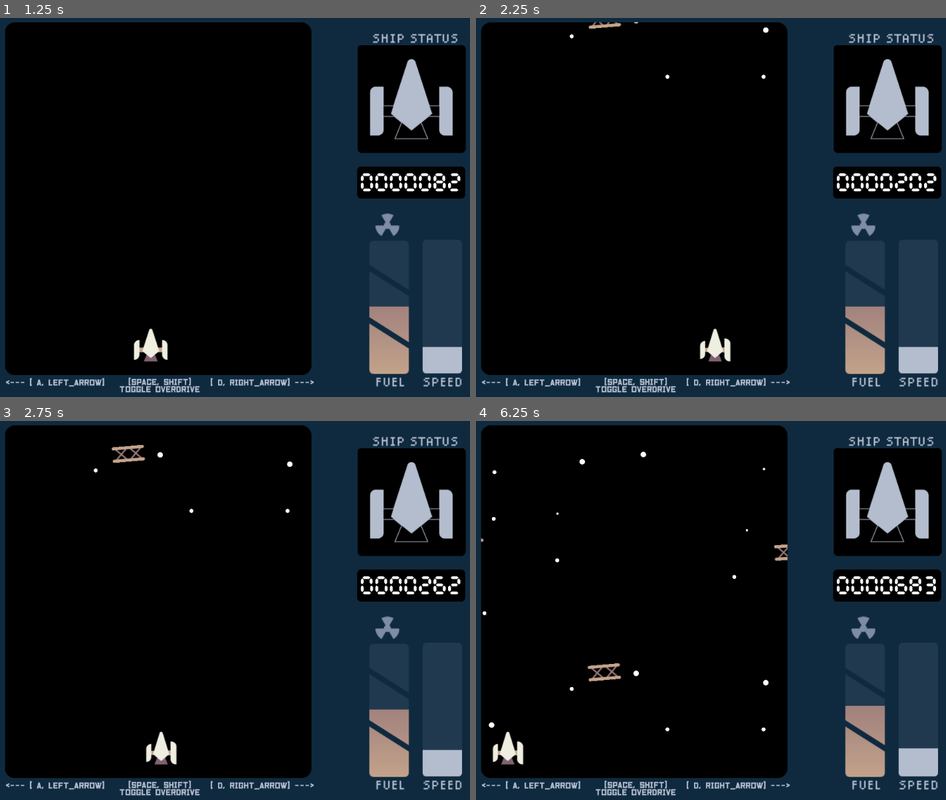
Above: before the commit, frames 1-4 (two rows, left to right).
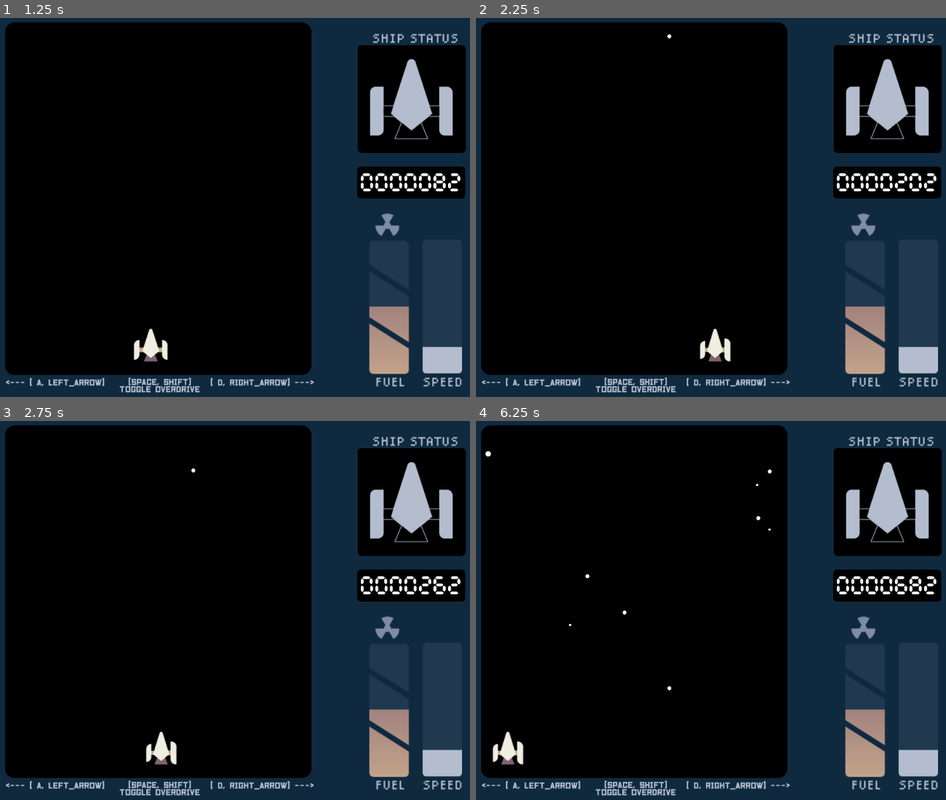
Above: after the commit, the same moments.

Repository: parkernalch/ld49-critical-mass
Game: Godot game, scene res://Main.tscn
The game is run twice, just before and just after one commit, with the same random seed, the same clock (stepped at 60 frames per second) and the same inputs.
Inputs:
- Up to frame 1 (1.25 s): click "START" at 0.5 s
- Up to frame 2 (2.25 s): hold Right (ui_right) 1.28-2.03 s; hold Left (ui_left) from 2.03 s (still down)
- Up to frame 3 (2.75 s): keep holding Left (ui_left)
- Up to frame 4 (6.25 s): release Left (ui_left) at 2.78 s; hold Right (ui_right) 2.78-4.28 s; hold Left (ui_left) from 4.28 s (still down)

Frame 1 is identical in both runs. In frame 2, 0.1% of the frame differs, in the area x 19-63%, y 1-17%; in frame 3, 0.3%; in frame 4, 0.7%, in the area x 0-99%, y 7-87%.

Commit message:
add pickups

Diff:
--- a/Game.tscn
+++ b/Game.tscn
@@ -9,6 +9,8 @@
 [ext_resource path="res://ObstacleLong.tscn" type="PackedScene" id=7]
 [ext_resource path="res://ObstacleShort.tscn" type="PackedScene" id=8]
 [ext_resource path="res://Neutron.tscn" type="PackedScene" id=9]
+[ext_resource path="res://ShieldPickup.tscn" type="PackedScene" id=10]
+[ext_resource path="res://HealthPickup.tscn" type="PackedScene" id=11]
 
 [sub_resource type="RectangleShape2D" id=1]
 extents = Vector2( 33.4923, 52.3557 )
@@ -94,5 +96,18 @@
 [node name="RightBound" parent="ObstacleSpawner" index="1"]
 position = Vector2( 284, 0 )
 
+[node name="PickupSpawn" parent="." instance=ExtResource( 2 )]
+position = Vector2( 19.347, -336.247 )
+object_scenes = [ ExtResource( 11 ), ExtResource( 10 ) ]
+subdivisions = 2
+spawn_cooldown = 40.0
+
+[node name="LeftBound" parent="PickupSpawn" index="0"]
+position = Vector2( -296, 0 )
+
+[node name="RightBound" parent="PickupSpawn" index="1"]
+position = Vector2( 284, 0 )
+
 [editable path="NeutronSpawner"]
 [editable path="ObstacleSpawner"]
+[editable path="PickupSpawn"]
--- a/Global/Events.gd
+++ b/Global/Events.gd
@@ -11,3 +11,7 @@
 signal GameEndedOdometer(value)
 
 signal StartGame()
+
+signal DifficultyIncreased()
+
+signal PickupAcquired(pickup_type, value)
--- /dev/null
+++ b/HealthPickup.tscn
@@ -0,0 +1,17 @@
+[gd_scene load_steps=4 format=2]
+
+[ext_resource path="res://Pickup.gd" type="Script" id=1]
+[ext_resource path="res://img/pickup_health.png" type="Texture" id=2]
+
+[sub_resource type="CircleShape2D" id=1]
+radius = 14.058
+
+[node name="HealthPickup" type="KinematicBody2D"]
+collision_layer = 8
+script = ExtResource( 1 )
+
+[node name="Sprite" type="Sprite" parent="."]
+texture = ExtResource( 2 )
+
+[node name="CollisionShape2D" type="CollisionShape2D" parent="."]
+shape = SubResource( 1 )
--- a/NoiseSpawner.gd
+++ b/NoiseSpawner.gd
@@ -25,6 +25,7 @@
 export var spawn_cooldown : float = 1.0
 
 var spawn_locations = []
+var offset
 
 func _ready():
 	noise.seed = randi()
@@ -33,10 +34,11 @@
 	Events.connect("PlayerMovementSpeedChanged", self, "_on_player_movementSpeedChanged")
 	Events.connect("StartGame", self, "_on_startGame")
 	Events.connect("GameEndedPlayer", self, "_on_endGame")
+	Events.connect("DifficultyIncreased", self, "_on_difficultyIncreased")
 	var x_pos_left : float =  left_bound.transform.origin.x
 	var x_pos_right : float = right_bound.transform.origin.x
-	var x_dist : float = abs(x_pos_right - x_pos_left)
-	var step_size = x_dist / float(subdivisions)
+	offset = abs(x_pos_right - x_pos_left)
+	var step_size = offset / float(subdivisions)
 
 	for i in range(subdivisions):
 		spawn_locations.append({
@@ -58,6 +60,10 @@
 	set_process(true)
 	pass
 
+func _on_difficultyIncreased():
+	spawn_cooldown -= 0.1
+	spawn_value -= 0.1
+
 func _on_player_movementSpeedChanged(new_speed):
 	y_speed = new_speed
 
@@ -74,7 +80,7 @@
 func spawn(position):
 	var choice = rand_range(0, object_scenes.size())
 	var object = object_scenes[choice].instance()
-	var offset = sin(randi())
-	object.global_position = position + (Vector2.RIGHT * offset * 40)
+	var spawn_offset = sin(randi()) * offset
+	object.global_position = position + (Vector2.RIGHT * spawn_offset)
 #	object.speed = 1.0
 	get_parent().add_child(object)
--- /dev/null
+++ b/Pickup.gd
@@ -0,0 +1,26 @@
+extends KinematicBody2D
+class_name Pickup
+
+enum PICKUP {
+	HEALTH,
+	SHIELD,
+}
+
+var value : int = 1
+var type : int
+var target
+
+func _process(delta):
+	if not target:
+		move_and_collide(Vector2.DOWN * Global.travel_speed)
+	else:
+		if not target:
+			return
+		var direction : Vector2 = (target.transform.origin - transform.origin).normalized()
+		move_and_collide(direction * 300.0 * delta)
+	pass
+
+func pickup(_target : Node2D):
+	Events.emit_signal("PickupAcquired", type, value)
+	target = _target
+	call_deferred("queue_free", 0.25)
--- /dev/null
+++ b/Pickup.tscn
@@ -0,0 +1,17 @@
+[gd_scene load_steps=4 format=2]
+
+[ext_resource path="res://Pickup.gd" type="Script" id=1]
+[ext_resource path="res://icon.png" type="Texture" id=2]
+
+[sub_resource type="CircleShape2D" id=1]
+radius = 29.4109
+
+[node name="Pickup" type="KinematicBody2D"]
+collision_layer = 4
+script = ExtResource( 1 )
+
+[node name="CollisionShape2D" type="CollisionShape2D" parent="."]
+shape = SubResource( 1 )
+
+[node name="Sprite" type="Sprite" parent="."]
+texture = ExtResource( 2 )
--- a/Player.gd
+++ b/Player.gd
@@ -32,6 +32,7 @@
 	Events.connect("ShipWasDestroyed", self, '_on_ship_wasDestroyed')
 	Events.connect("StartGame", self, "_on_StartGame")
 	fuel_timer.connect('timeout', self, '_on_fuelTimer_timeout')
+	Events.connect("PickupAcquired", self, '_on_pickup_acquired')
 	initialize()
 
 func initialize():
@@ -154,6 +155,8 @@
 			pass
 		else:
 			pass
+	elif body is Pickup:
+		body.pickup(self)
 	pass
 
 func _on_damageArea_body_entered(body):
@@ -166,6 +169,12 @@
 		body_particles.emitting = not ship_areas_are_healthy[1]
 		left_wing_particles.emitting = not ship_areas_are_healthy[0]
 		body.queue_free()
+	elif body is Pickup:
+		body.queue_free()
+	pass
+
+func _on_pickup_acquired(type, value):
+	print('pickup: ' + str(type) + ' (' + str(value) + ')')
 	pass
 
 func take_damage(position):
--- /dev/null
+++ b/ShieldPickup.tscn
@@ -0,0 +1,17 @@
+[gd_scene load_steps=4 format=2]
+
+[ext_resource path="res://Pickup.gd" type="Script" id=1]
+[ext_resource path="res://img/pickup_shield.png" type="Texture" id=2]
+
+[sub_resource type="CircleShape2D" id=1]
+radius = 16.8587
+
+[node name="ShieldPickup" type="KinematicBody2D"]
+collision_layer = 8
+script = ExtResource( 1 )
+
+[node name="Sprite" type="Sprite" parent="."]
+texture = ExtResource( 2 )
+
+[node name="CollisionShape2D" type="CollisionShape2D" parent="."]
+shape = SubResource( 1 )
--- a/TimeDisplay.gd
+++ b/TimeDisplay.gd
@@ -1,6 +1,16 @@
 extends Control
 
 var traveled_distance : float = 0.0
+var difficulty_levels = [
+	1000,
+	5000,
+	15000,
+	30000,
+	70000,
+	120000,
+	280000,
+	450000,
+]
 
 onready var dist : Label = $dist_label
 
@@ -24,6 +34,12 @@
 func _process(delta):
 	traveled_distance += Global.travel_speed
 	set_display()
+	check_for_difficulty_increase()
+
+func check_for_difficulty_increase():
+	if traveled_distance > difficulty_levels[0]:
+		Events.emit_signal("DifficultyIncreased")
+		difficulty_levels.pop_front()
 
 func set_display():
 	var distance = floor(traveled_distance)
--- a/project.godot
+++ b/project.godot
@@ -30,6 +30,11 @@
 "path": "res://Obstacle.gd"
 }, {
 "base": "KinematicBody2D",
+"class": "Pickup",
+"language": "GDScript",
+"path": "res://Pickup.gd"
+}, {
+"base": "KinematicBody2D",
 "class": "Player",
 "language": "GDScript",
 "path": "res://Player.gd"
@@ -44,6 +49,7 @@
 "NeutronPool": "",
 "NoiseSpawner": "",
 "Obstacle": "",
+"Pickup": "",
 "Player": "",
 "Spawner": ""
 }
Not shown: 1 places in Game.tscn that only renumber resources
